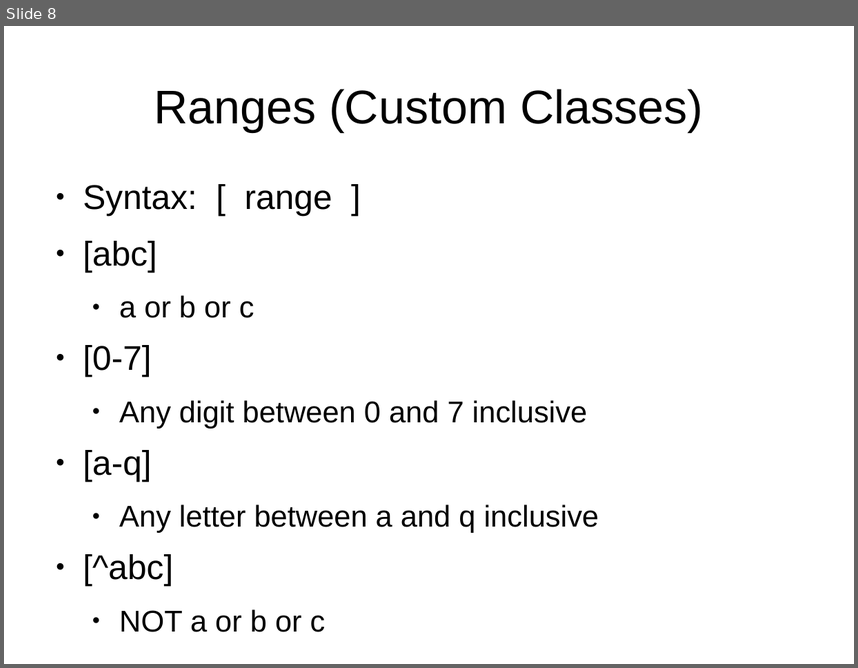
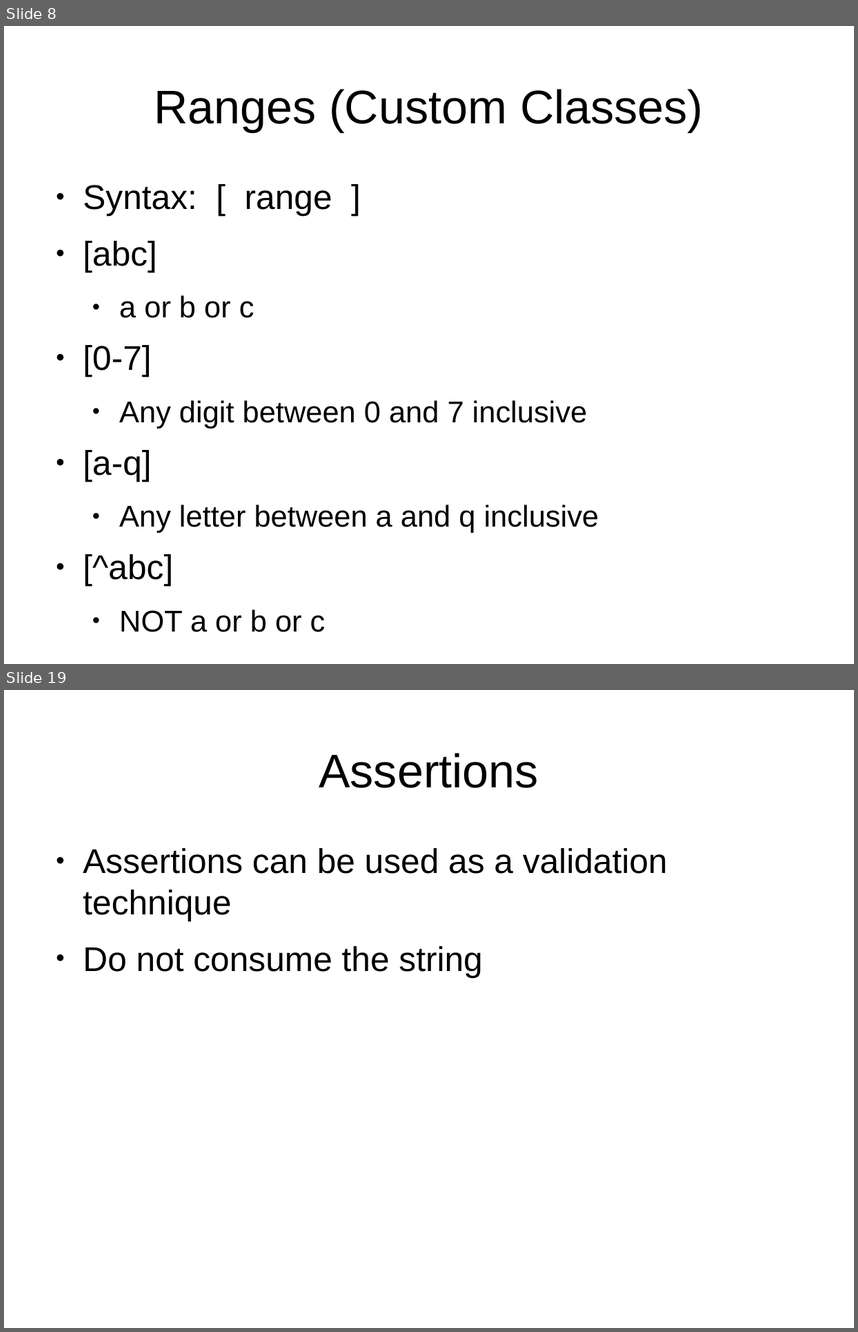
Before and after one commit to spmadden/sse-talks, a slide deck: RegularExpressions/RegEx.odp. Shown one above the other, each under a label of ours: slide 8 before the commit, slides 8 and 19 after it; the slides between them are not shown. The pictures are 858x668 and 858x1332 pixels, drawn with LibreOffice and Linux fonts; fonts in the diff are those of the drawing. Boxes give left, top, right and bottom in pixels: in the first picture for what was removed or moved away, otherwise in the second. Text is boxed around its words. In the diff, an @@ line names an element or a change of style, - is before the commit and + after.

```diff
--- a/RegularExpressions/RegEx.odp
+++ b/RegularExpressions/RegEx.odp
@@ slide 19 added at [4, 690, 854, 1328], background #FFFFFF @@
@@ title added at [319, 753, 539, 788], 44 pt, text #000000 @@
+Assertions
@@ text added at [83, 848, 668, 977], 32 pt, text #000000 @@
+● Assertions can be used as a validation technique
+● Do not consume the string
```
Also in this commit, not shown: 1 slide changed, 15 other slides added.
